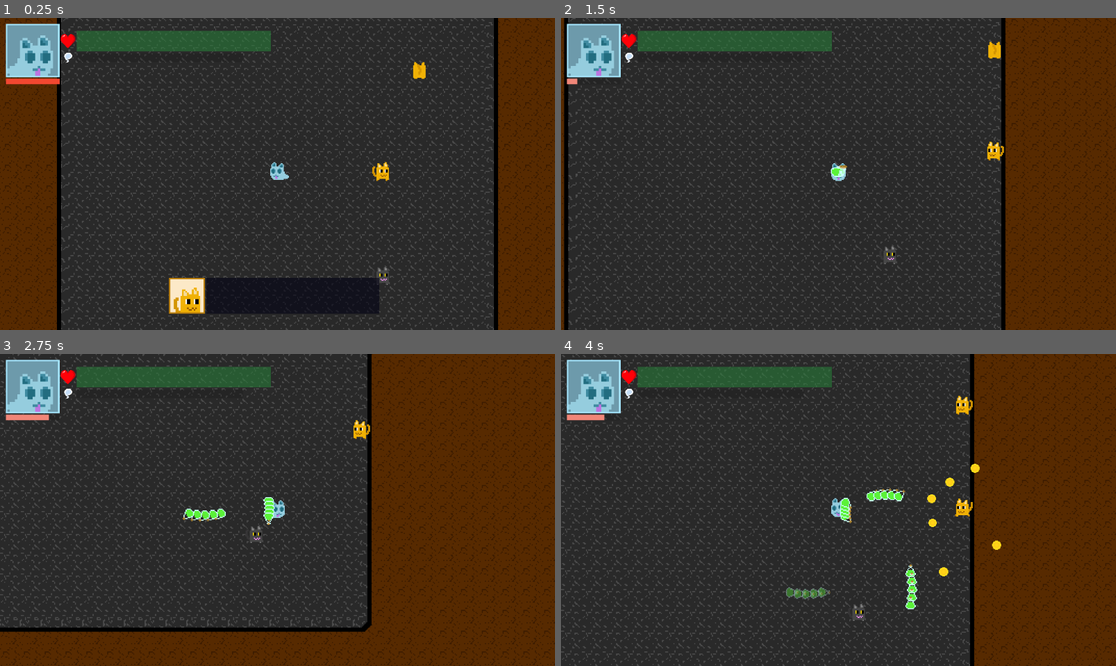
Above: before the commit, frames 1-4 (two rows, left to right).
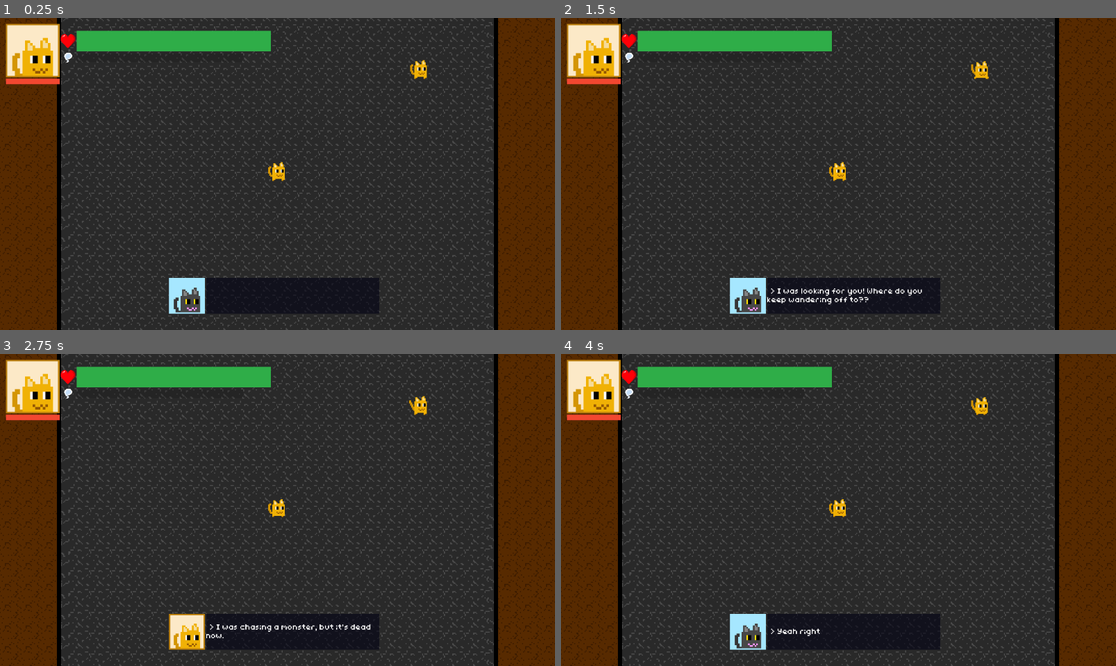
Above: after the commit, the same moments.

Repository: InvertedCarrot/PIXEL-JAM-2025
Game: Godot game, scene res://scenes/levels/dungeons/dungeon5.tscn
The game is run twice, just before and just after one commit, with the same random seed, the same clock (stepped at 60 frames per second) and the same inputs.
Inputs (mouse positions are in pixels of both pictures, inside the frame that each line leads up to):
- Up to frame 1 (0.25 s): no input
- Up to frame 2 (1.5 s): tap Enter (ui_accept) at 0.5, 0.77 s; move the mouse to (960, 158) at 0.52 s; hold Right (right) 0.53-1.28 s; tap Space (attack) at 0.6, 1.35 s; click (960, 158) at 0.67 s; move the mouse to (727, 189) at 1.27 s; hold Down (down) from 1.28 s (still down)
- Up to frame 3 (2.75 s): tap Enter (ui_accept) at 1.52 s; move the mouse to (333, 441) at 2.02 s; release Down (down) at 2.03 s; hold Right (right) from 2.03 s (still down); tap V (harvest) at 2.1 s; tap Space (attack) at 2.3 s
- Up to frame 4 (4 s): move the mouse to (810, 572) at 2.77 s; release Right (right) at 2.78 s; hold Up (up) 2.78-3.53 s; tap C (swap_souls) at 2.85 s; click (810, 572) at 2.92 s; tap Enter (ui_accept) at 3.02, 3.77 s; tap Space (attack) at 3.05, 3.6 s; move the mouse to (1005, 556) at 3.52 s; hold Left (left) from 3.53 s (still down)

The runs differ from the first frame. In frame 1, 5.2% of the frame differs, in the area x 1-77%, y 1-95%; in frame 2, 34%; in frame 3, 50%, in the area x 0-100%, y 0-100%; in frame 4, 40%.

Commit message:
buff reaper

Diff:
--- a/globals/globals.gd
+++ b/globals/globals.gd
@@ -4,13 +4,13 @@
 var player_health: float = -1
 var souls_harvested: float = 0
 var max_player_health: float = -1
-var player_entity: String = "soul"
+var player_entity: String = "cat"
 
 # Constants
 var SOUL_CAPACITY: float = 10
 
 # enemy damage scaling
-var enemy_damage_scale = 1
+var enemy_damage_scale = 0.2
 
 # Layers (to set dynamically depending on whether its an enemy or player)
 # Store in binary repr, each bit represents whether that layer is included or not (right to left)
@@ -99,6 +99,18 @@
 		"strafe_timer": no_data,
 		"flee_timer": no_data,
 	},
+	"strong_reaper": {
+		"health": same(1000),
+		"damage": same(50),
+		"speed": [75, 120],
+		"max_momentum_scalar": same(200),
+		"detect_zone_ranges": [500, 200, 1000, 0] as Array[float],
+		"knockback_scalar": [250, 350],
+		"attack_cooldown": same(0.2),
+		"idle_position_cooldown": same(2),
+		"strafe_timer": no_data,
+		"flee_timer": no_data,
+	},
 	"soul": {
 		"health": same(10),
 		"damage": same(0),
@@ -193,7 +205,7 @@
 }
 
 ## Level maintaining
-var current_dungeon = 2
+var current_dungeon = 0
 
 
 ## Dialogues
@@ -244,7 +256,7 @@
 	"game_over": "evil_soul"
 }
 
-var dialogue_index: int = 7
+var dialogue_index: int = 0
 
 var dialogues_in_order = dialogue_stages.keys()
 
@@ -262,6 +274,7 @@
 	"fireball": load("res://assets/portraits/fireball_portrait.png"),
 	"lily": load("res://assets/portraits/lily_portrait.png"),
 	"reaper": load("res://assets/portraits/reaper_portrait.png"),
+	"strong_reaper": load("res://assets/portraits/reaper_portrait.png"),
 	"soul": load("res://assets/portraits/soul_portrait.png"),
 	"npc": load("res://assets/portraits/black_cat_portrait.png"),
 	"evil_soul": load("res://assets/portraits/evil_soul_portrait.png")
@@ -272,6 +285,7 @@
 	"cat": Color("#bd810e"),
 	"fireball": Color("#aa20ff"),
 	"lily": Color("#266700"),
+	"strong_reaper": Color("#00376e"),
 	"reaper": Color("#00376e"),
 	"soul": Color("#a6e7ff"),
 	"evil_soul": Color("#a6e7ff"),
@@ -283,6 +297,7 @@
 	"cat": Color("#fce9c7"),
 	"fireball": Color("#8101c5"),
 	"lily": Color("#ffd3ef"),
+	"strong_reaper": Color("#00376e"),
 	"reaper": Color("#6d8bbf"),
 	"soul": Color("#6d9aab"),
 	"evil_soul": Color("#6d9aab"),
--- a/scenes/entities/entity.gd
+++ b/scenes/entities/entity.gd
@@ -205,10 +205,7 @@
 		Globals.current_dungeon+=1
 
 	if (Globals.check_dialogue_state("level2_start",2,Globals.DONE) and entity_name=="cat"):
-		direction = Vector2(1,0)
-		raw_velocity = direction * speed * 4
-		if (position.x >= 1000):
-			queue_free()
+		queue_free()
 
 	if (Globals.check_dialogue_state("game_over", 5, Globals.DONE) and entity_name=="evil_soul"):
 		queue_free()
--- /dev/null
+++ b/scenes/entities/reaper/strong_reaper.gd
@@ -0,0 +1,40 @@
+extends Entity
+
+var scythe_scene: PackedScene = preload("res://scenes/attack_entities/scythe/scythe.tscn")
+
+func _ready() -> void:
+	entity_name = "strong_reaper"
+	super()
+
+func _process(delta: float) -> void:
+	super(delta)
+	if Globals.check_dialogue_state("kill_player1", 1, Globals.DONE):
+		## When the player dies
+		if (is_player):
+			dialogue_activate.emit("player_dead", "reaper")
+
+
+
+# for reapers, we need 3 zones ("pursuit", "stalk" and "attack")
+# idle = -1, pursuit = 0, stalk = 1, attack = 2
+
+func idle_behaviour() -> void:
+	default_roam(1)
+
+func zone_0_behaviour() -> void:
+	default_pursuit()
+
+func zone_1_behaviour() -> void:
+	default_stop()
+
+func zone_2_behaviour() -> void:
+	default_stop()
+	if atk_timer.is_stopped():
+		attack()
+		atk_timer.start()
+
+func zone_3_behaviour() -> void:
+	pass
+
+func attack() -> void:
+	spawn_attack_entity(scythe_scene, direction)
--- /dev/null
+++ b/scenes/entities/reaper/strong_reaper.tscn
@@ -0,0 +1,28 @@
+[gd_scene load_steps=6 format=3 uid="uid://b8vgocvdjaihg"]
+
+[ext_resource type="PackedScene" uid="uid://dhr52l8yyg2hc" path="res://scenes/entities/reaper/reaper.tscn" id="1_11w2e"]
+[ext_resource type="Script" path="res://scenes/entities/reaper/strong_reaper.gd" id="2_3jlvg"]
+
+[sub_resource type="CircleShape2D" id="CircleShape2D_e1sjr"]
+resource_local_to_scene = true
+radius = 53.0377
+
+[sub_resource type="CircleShape2D" id="CircleShape2D_000p6"]
+resource_local_to_scene = true
+radius = 44.0
+
+[sub_resource type="CircleShape2D" id="CircleShape2D_wp07n"]
+resource_local_to_scene = true
+radius = 32.0
+
+[node name="StrongReaper" instance=ExtResource("1_11w2e")]
+script = ExtResource("2_3jlvg")
+
+[node name="CollisionShape2D" parent="DetectZones/Zone0" index="0"]
+shape = SubResource("CircleShape2D_e1sjr")
+
+[node name="CollisionShape2D" parent="DetectZones/Zone1" index="0"]
+shape = SubResource("CircleShape2D_000p6")
+
+[node name="CollisionShape2D" parent="DetectZones/Zone2" index="0"]
+shape = SubResource("CircleShape2D_wp07n")
--- a/scenes/levels/dungeons/dungeon0.tscn
+++ b/scenes/levels/dungeons/dungeon0.tscn
@@ -10,7 +10,7 @@
 
 [node name="Dungeon0" instance=ExtResource("1_d6ixh")]
 spawn_npc = true
-npc_position = Vector2(400, 0)
+npc_position = Vector2(600, 0)
 
 [node name="Room0" parent="Rooms" index="0" instance=ExtResource("2_jvcp0")]
 
--- a/scenes/levels/dungeons/dungeon1.tscn
+++ b/scenes/levels/dungeons/dungeon1.tscn
@@ -12,7 +12,7 @@
 
 [node name="Dungeon1" instance=ExtResource("1_7eu1p")]
 spawn_npc = true
-npc_position = Vector2(-100, -100)
+npc_position = Vector2(0, -100)
 
 [node name="Room1" parent="Rooms" index="0" instance=ExtResource("2_x023l")]
 position = Vector2(362, 0)
--- a/scenes/levels/dungeons/dungeon5.tscn
+++ b/scenes/levels/dungeons/dungeon5.tscn
@@ -8,8 +8,6 @@
 size = Vector2(131, 182)
 
 [node name="Dungeon5" instance=ExtResource("1_hgrq6")]
-spawn_npc = true
-npc_position = Vector2(300, 300)
 
 [node name="ClosedRoom" parent="Rooms" index="0" instance=ExtResource("2_0m0h8")]
 
--- a/scenes/levels/set_dungeon.gd
+++ b/scenes/levels/set_dungeon.gd
@@ -8,6 +8,7 @@
 var soul_entity: PackedScene = preload("res://scenes/entities/soul/soul.tscn")
 var npc_entity: PackedScene = preload("res://scenes/entities/npc_cat/npc_cat.tscn")
 var evil_soul_entity: PackedScene = preload("res://scenes/entities/soul/evil_soul.tscn")
+var strong_reaper_entity: PackedScene = preload("res://scenes/entities/reaper/strong_reaper.tscn")
 
 @onready var player_node: Node2D = %Player
 @onready var enemies_node: Node2D = %Enemies
@@ -25,7 +26,8 @@
 	"fireball": fireball_entity,
 	"lily": lily_entity,
 	"reaper": reaper_entity,
-	"soul": soul_entity
+	"soul": soul_entity,
+	"strong_reaper": strong_reaper_entity
 }
 
 var level1_cutscene: bool = false
@@ -110,7 +112,7 @@
 			and Globals.check_dialogue_state("kill_player0", 1, Globals.IN_PROGRESS)
 			and !level1_cutscene):
 		add_entity_to_level(entity_scenes["bird"], $BirdPosition.position)
-		add_entity_to_level(entity_scenes["reaper"], $GrimReaperposition.position)
+		add_entity_to_level(entity_scenes["strong_reaper"], $GrimReaperposition.position)
 		level1_cutscene = true
 
 	if (Globals.check_dialogue_state("kill_player0", 1, Globals.DONE)) and (Globals.check_dialogue_state("kill_player1", 1, Globals.NOT_STARTED)):
